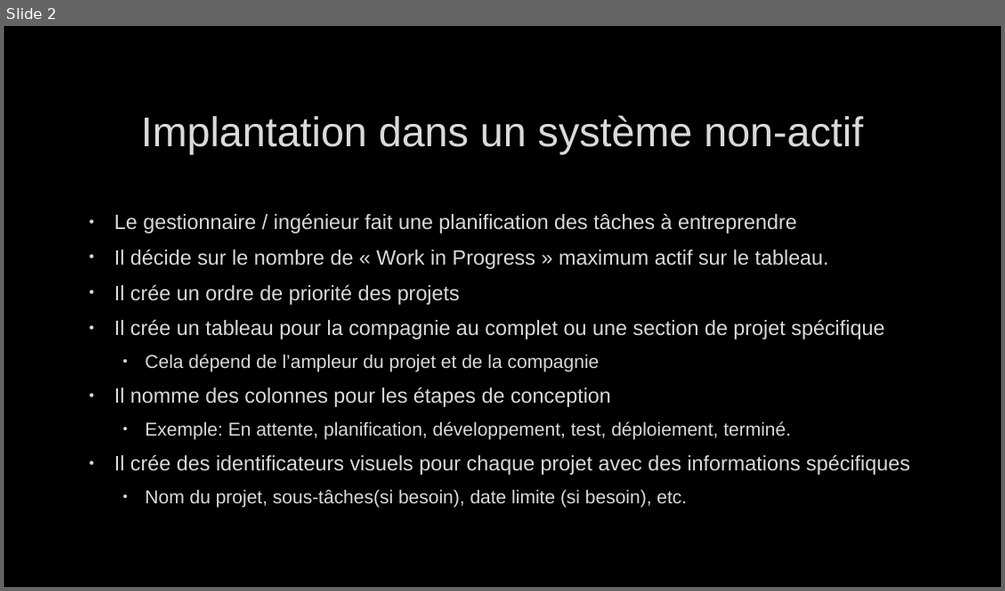
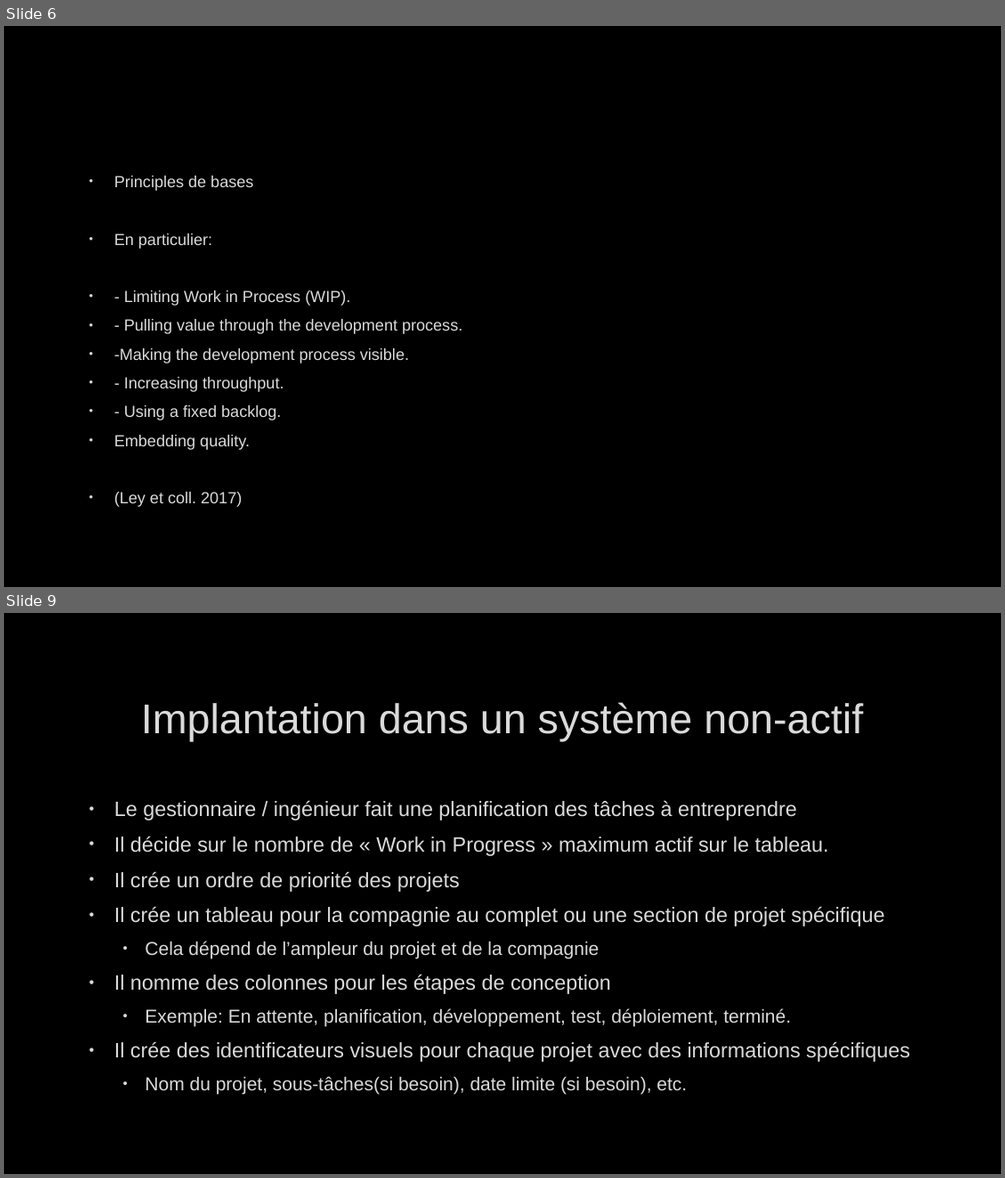
Before and after one commit to joyaAmora/Analyse_relationnelle, a slide deck: PP-DAVE.pptx. Shown one above the other, each under a label of ours: slide 2 before the commit, slides 6 and 9 after it; the slides between them are not shown. The pictures are 1005x591 and 1005x1178 pixels, drawn with LibreOffice and Linux fonts; fonts in the diff are those of the drawing; background and template pictures are left out. Boxes give left, top, right and bottom in pixels: in the first picture for what was removed or moved away, otherwise in the second. Text is boxed around its words. In the diff, an @@ line names an element or a change of style, - is before the commit and + after.

```diff
--- a/PP-DAVE.pptx
+++ b/PP-DAVE.pptx
@@ slide 6 added at <box>4,26,1001,587</box>, background picture (left out) @@
@@ text added at <box>114,176,462,507</box>, 15.5 pt, text #DADADA @@
+• Principles de bases
+• En particulier:
+• - Limiting Work in Process (WIP).
+• - Pulling value through the development process.
+• -Making the development process visible.
+• - Increasing throughput.
+• - Using a fixed backlog.
+• Embedding quality.
+• (Ley et coll. 2017)
@@ what was slide 2 is now slide 9 @@
```
Also in this commit, not shown: 6 other slides added.
